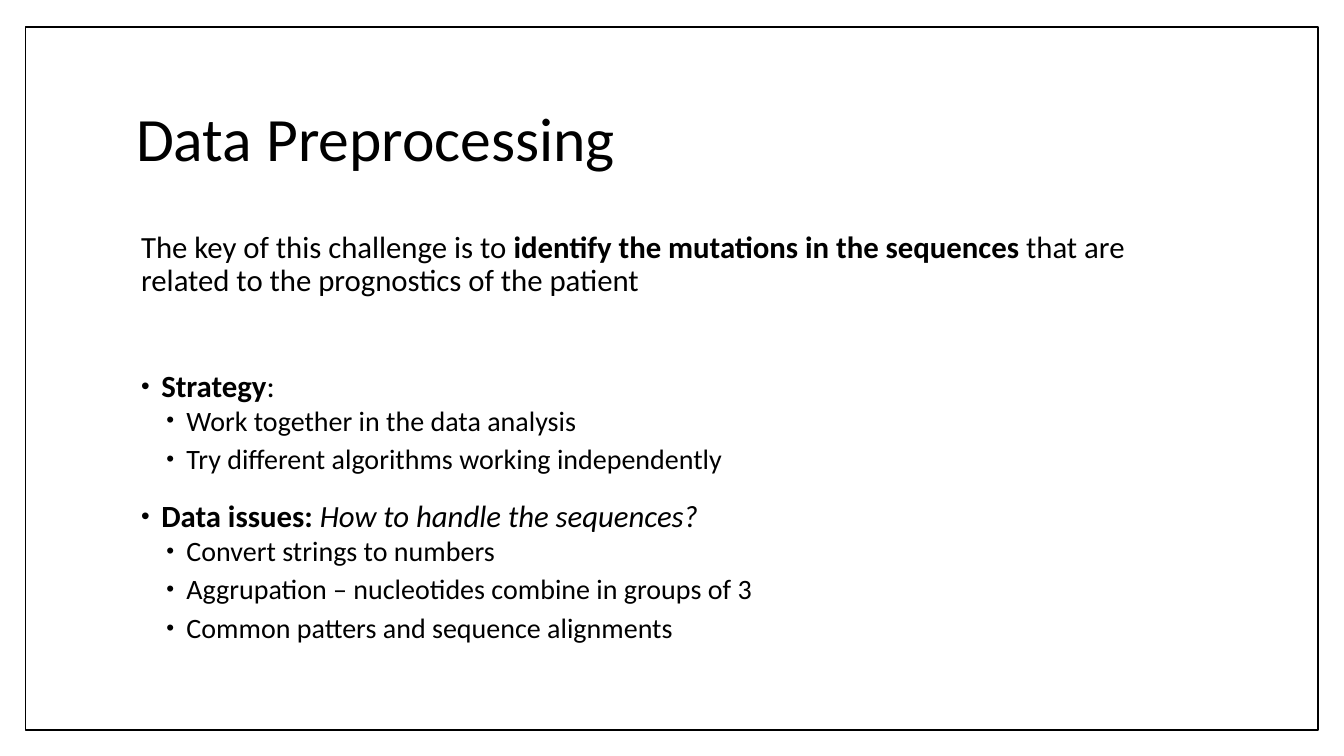
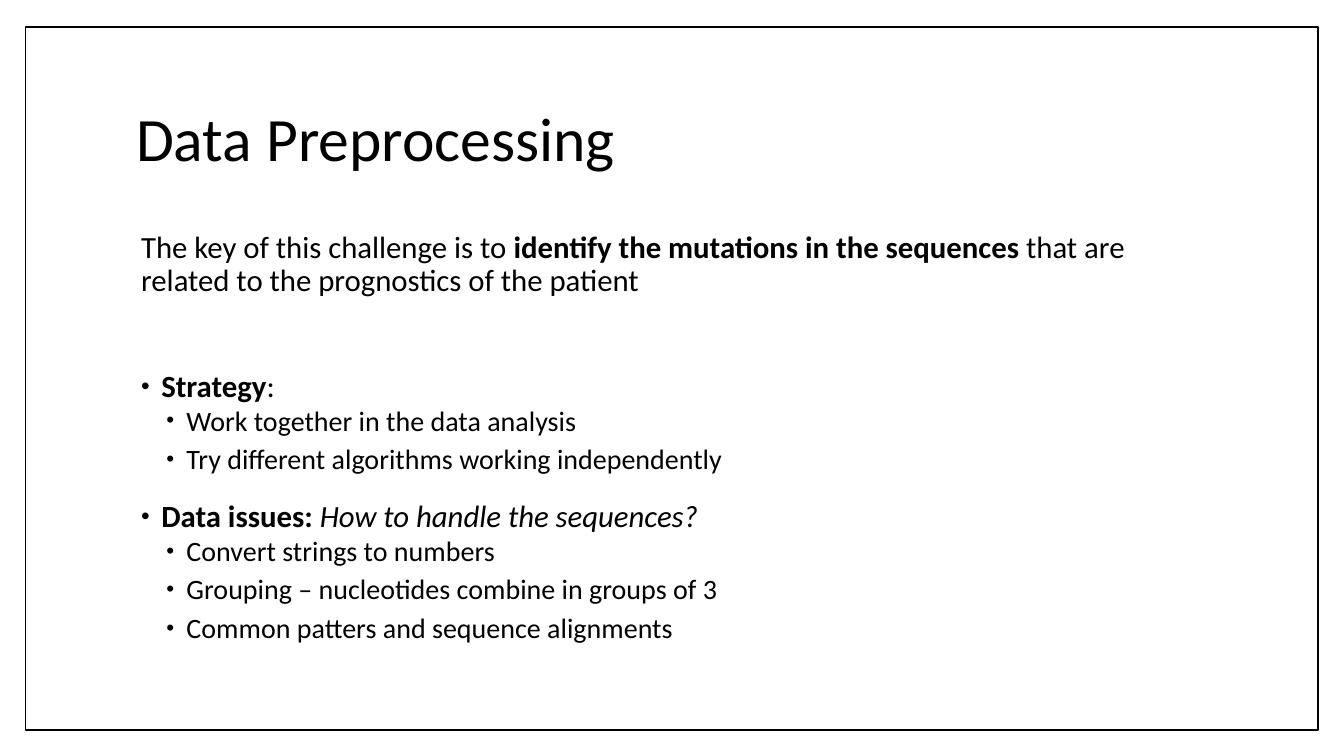
Before and after one commit to bl1zzardx/hivprogression, a slide deck: slide 6 of hivprogression/peer-seminar.pptx. Drawn at 1344x756 pixels with LibreOffice and Linux fonts; fonts in the diff are those of the drawing. Boxes give left, top, right and bottom in pixels: in the first picture for what was removed or moved away, otherwise in the second. Text is boxed around its words. In the diff, an @@ line names an element or a change of style, - is before the commit and + after.

```diff
--- a/hivprogression/peer-seminar.pptx
+++ b/hivprogression/peer-seminar.pptx
@@ text at bbox=[186, 579, 717, 604]: text changed @@
-  • Aggrupation – nucleotides combine in groups of 3
+  • Grouping – nucleotides combine in groups of 3
```
Also in this commit, not shown: 2 other slides changed, 1 slide added, 3 slides removed.
